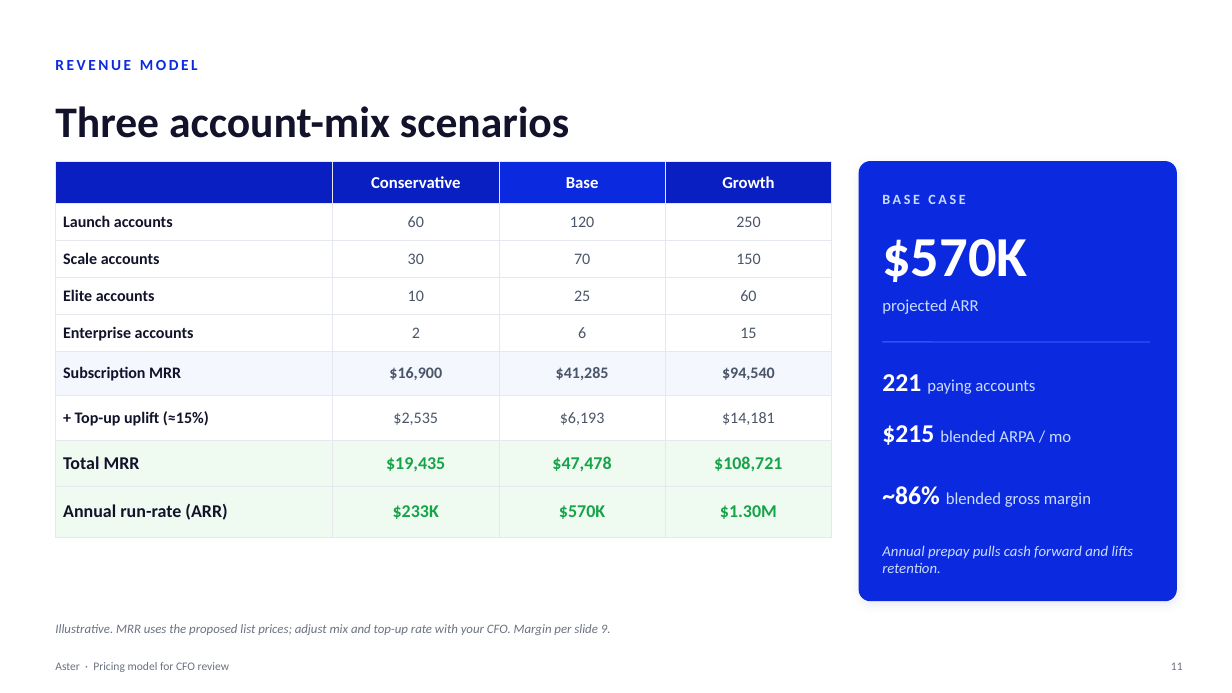
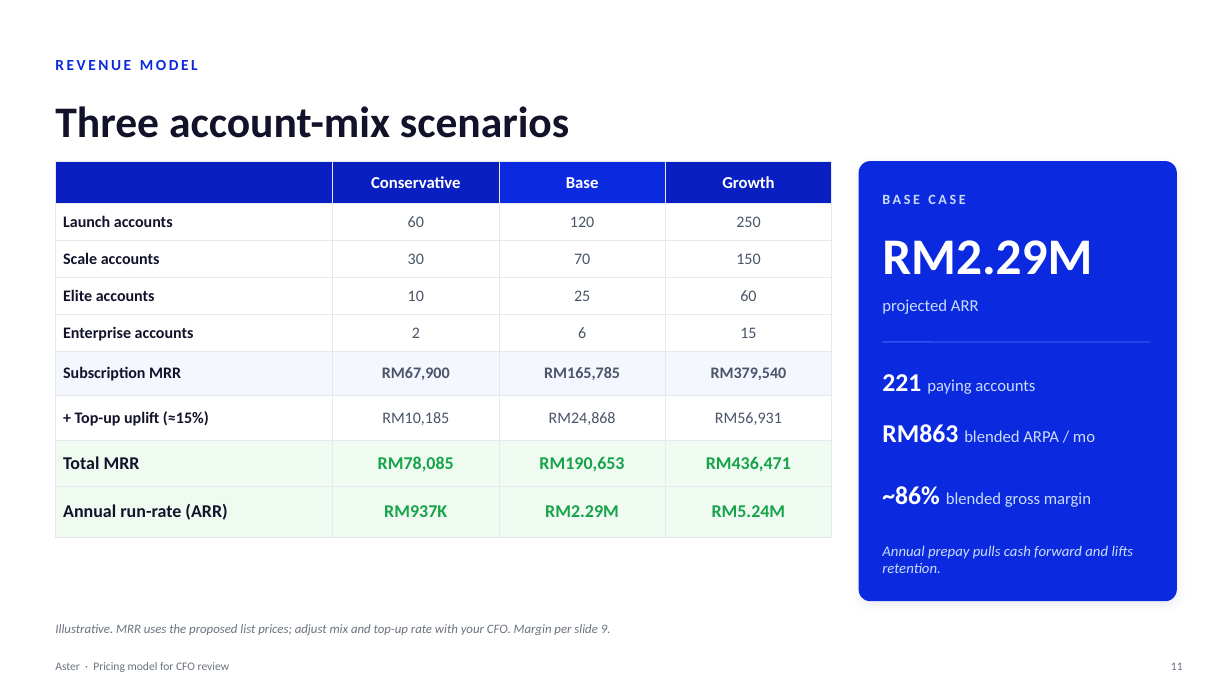
Before and after one commit to shahramly83/aster, a slide deck: slide 11 of docs/aster-pricing-cfo.pptx. Drawn at 1232x693 pixels with LibreOffice and Linux fonts; fonts in the diff are those of the drawing. Boxes give left, top, right and bottom in pixels: in the first picture for what was removed or moved away, otherwise in the second. Text is boxed around its words. In the diff, an @@ line names an element or a change of style, - is before the commit and + after.

```diff
--- a/docs/aster-pricing-cfo.pptx
+++ b/docs/aster-pricing-cfo.pptx
@@ table at (55, 162, 832, 524) @@
-row 6: Subscription MRR | $16,900 | $41,285 | $94,540
+row 6: Subscription MRR | RM67,900 | RM165,785 | RM379,540
-row 7: + Top-up uplift (≈15%) | $2,535 | $6,193 | $14,181
+row 7: + Top-up uplift (≈15%) | RM10,185 | RM24,868 | RM56,931
-row 8: Total MRR | $19,435 | $47,478 | $108,721
+row 8: Total MRR | RM78,085 | RM190,653 | RM436,471
-row 9: Annual run-rate (ARR) | $233K | $570K | $1.30M
+row 9: Annual run-rate (ARR) | RM937K | RM2.29M | RM5.24M
@@ text at (882, 240, 1092, 275): text changed; size 44 to 40 pt @@
-$570K
+RM2.29M
@@ text at (882, 424, 1095, 442): text changed @@
-$215 blended ARPA / mo
+RM863 blended ARPA / mo
```
Also in this commit, not shown: 7 other slides changed.
